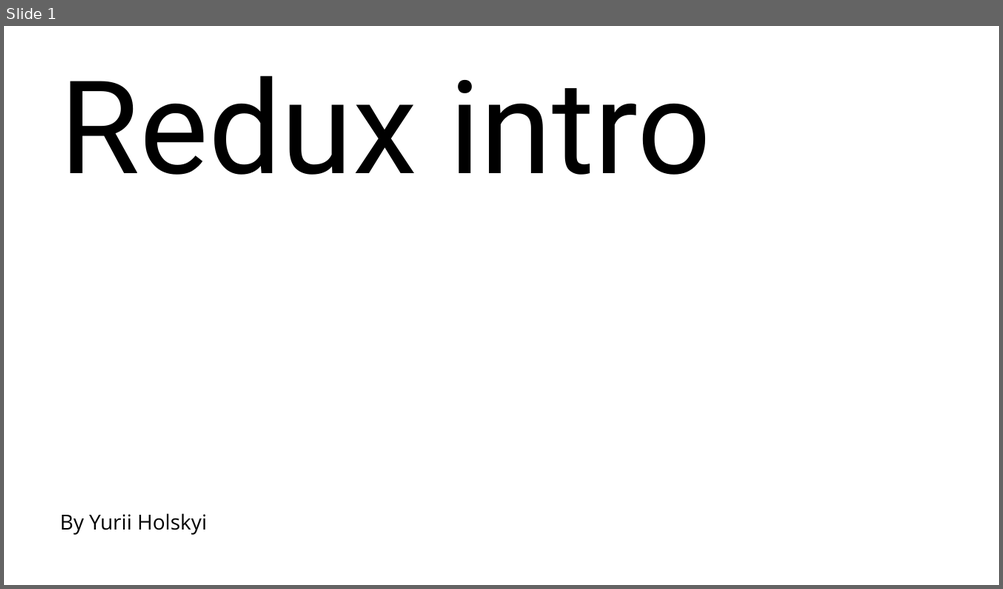
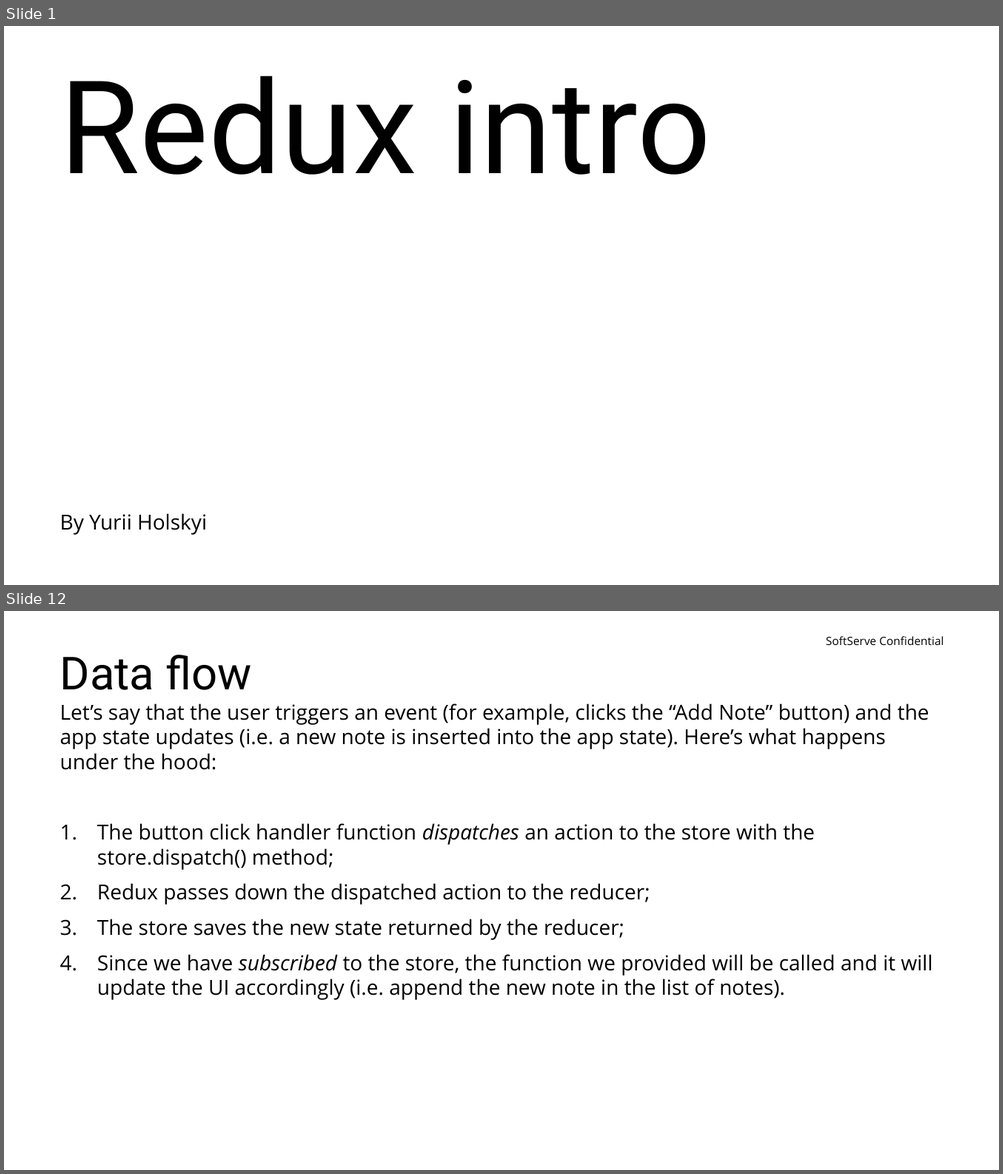
Before and after one commit to yuriiholskiy/Lv-469.node, a slide deck: perfomances/redux-intro(Yurii Holskyi).pptx. Shown one above the other, each under a label of ours: slide 1 before the commit, slides 1 and 12 after it; the slides between them are not shown. The pictures are 1003x589 and 1003x1174 pixels, drawn with LibreOffice and Linux fonts; fonts in the diff are those of the drawing; background and template pictures are left out. Boxes give left, top, right and bottom in pixels: in the first picture for what was removed or moved away, otherwise in the second. Text is boxed around its words. In the diff, an @@ line names an element or a change of style, - is before the commit and + after.

Commit message:
work on Task 2 for webtask + redux perfomance

```diff
--- a/perfomances/redux-intro(Yurii Holskyi).pptx
+++ b/perfomances/redux-intro(Yurii Holskyi).pptx
@@ slide 12 added at [4, 611, 999, 1170], background #FFFFFF @@
@@ title added at [60, 655, 251, 690], 44 pt, text #000000 @@
+Data flow
@@ text added at [825, 636, 943, 645], 11 pt, text #000000 @@
+SoftServe Confidential
@@ text added at [60, 703, 933, 1000], 20 pt, text #000000 @@
+Let’s say that the user triggers an event (for example, clicks the “Add Note” button) and the app state updates (i.e. a new note is inserted into the app state). Here’s what happens under the hood:
+1. The button click handler function dispatches an action to the store with the store.dispatch() method;
+2. Redux passes down the dispatched action to the reducer;
+3. The store saves the new state returned by the reducer;
+4. Since we have subscribed to the store, the function we provided will be called and it will update the UI accordingly (i.e. append the new note in the list of notes).
```
Also in this commit, not shown: 1 slide changed, 14 other slides added, 15 other files.
